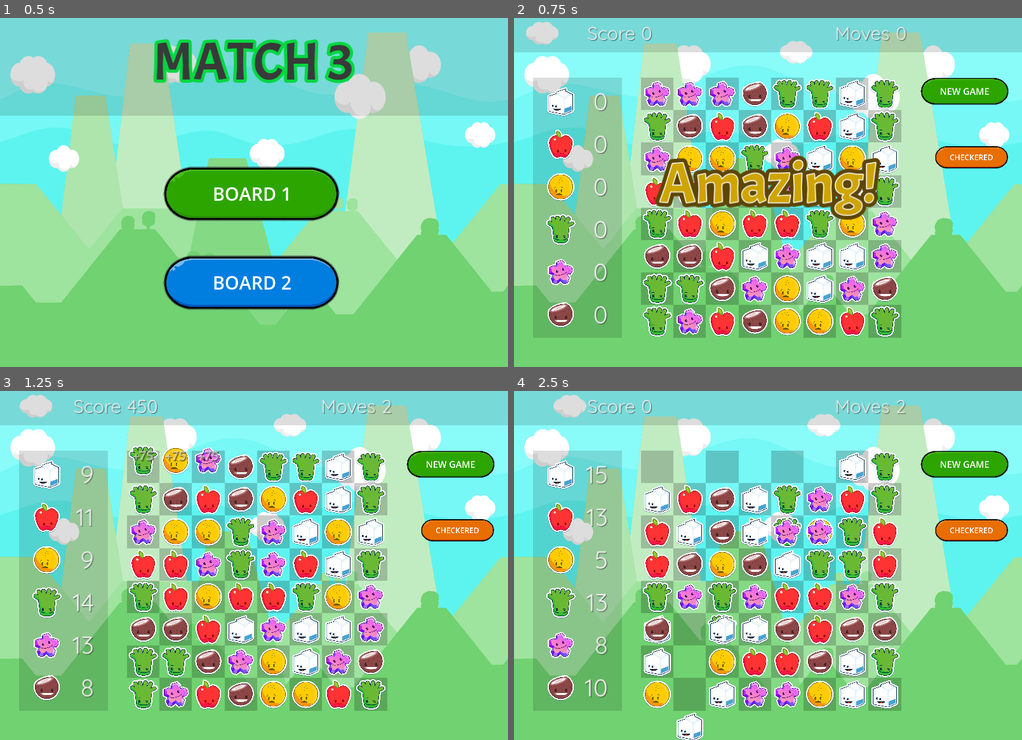
Above: before the commit, frames 1-4 (two rows, left to right).
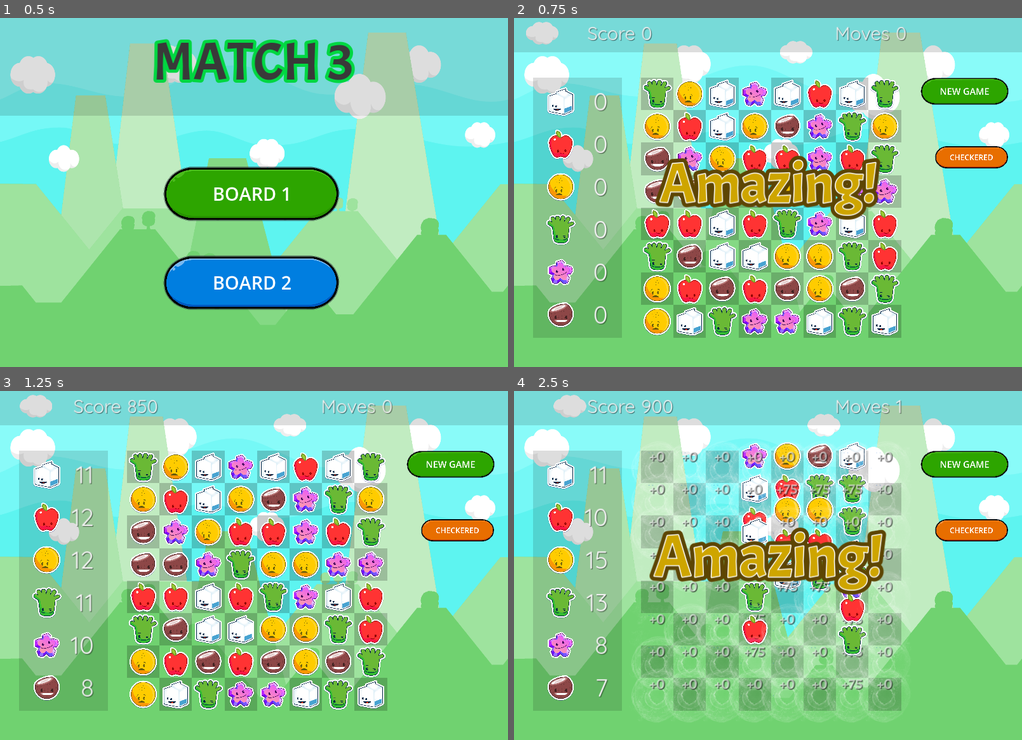
Above: after the commit, the same moments.

Repository: gitbrent/godot-match-3
Game: Godot game, scene res://main.tscn
The game is run twice, just before and just after one commit, with the same random seed, the same clock (stepped at 60 frames per second) and the same inputs.
Inputs:
- Up to frame 1 (0.5 s): no input
- Up to frame 2 (0.75 s): click "BOARD 1" at 0.5 s
- Up to frame 3 (1.25 s): no input
- Up to frame 4 (2.5 s): click "NEW GAME" at 1.25 s; click "NEW GAME" at 2 s

Frame 1 is identical in both runs. In frame 2, 17% of the frame differs, in the area x 25-76%, y 17-92%; in frame 3, 19%; in frame 4, 29%, in the area x 13-78%, y 2-100%.

Commit message:
both boards using common now

Diff:
--- a/game_boards/board01/game_board/GameBoard.gd
+++ b/game_boards/board01/game_board/Board.gd
@@ -9,6 +9,7 @@
 @onready var grid_container:GridContainer = $GridContainer
 @onready var hbox_container:HBoxContainer = $HBoxContainer
 #VARS
+var common = preload("res://game_boards/all_common/common.gd").new()
 const GEM_COLOR_NAMES = [Enums.GemColor.WHITE, Enums.GemColor.RED, Enums.GemColor.YELLOW, Enums.GemColor.GREEN, Enums.GemColor.PURPLE, Enums.GemColor.BROWN]
 const GEM_POINTS:int = 25
 var selected_cell_1:GemCell1 = null
@@ -499,13 +500,9 @@
 	# A:
 	board_props_moves = 0
 	board_props_score = 0
-	# A:
-	for vbox in hbox_container.get_children():
-		for gem_cell in vbox.get_children():
-			gem_cell.initialize(GEM_COLOR_NAMES[randi() % GEM_COLOR_NAMES.size()])
-			gem_cell.get_child(1).visible = true
-			gem_cell.get_child(1).position = Enums.SRPITE_POS
 	# B:
+	common.new_game_explode_replace(hbox_container, GEM_COLOR_NAMES, Enums.EXPLODE_DELAY)
+	# C:
 	process_game_round()
 
 func debug_clear_debug_labels():
--- a/game_boards/board01/game_board/board.tscn
+++ b/game_boards/board01/game_board/board.tscn
@@ -1,6 +1,6 @@
 [gd_scene load_steps=5 format=3 uid="uid://x4qq2j3l7nvb"]
 
-[ext_resource type="Script" path="res://game_boards/board01/game_board/GameBoard.gd" id="1_8mgoe"]
+[ext_resource type="Script" path="res://game_boards/board01/game_board/Board.gd" id="1_0vcii"]
 [ext_resource type="PackedScene" uid="uid://bh2knk60qbton" path="res://game_boards/board01/game_board/board_square_0.tscn" id="2_o5ud0"]
 [ext_resource type="PackedScene" uid="uid://cry3vnlah6fkx" path="res://game_boards/board01/game_board/board_square_1.tscn" id="3_a576l"]
 
@@ -8,7 +8,7 @@
 bg_color = Color(0, 0, 0, 0.411765)
 
 [node name="Board" type="Node2D"]
-script = ExtResource("1_8mgoe")
+script = ExtResource("1_0vcii")
 
 [node name="Background" type="Panel" parent="."]
 visible = false
--- a/game_boards/board_space/game_board/GemBoard.gd
+++ b/game_boards/board_space/game_board/GemBoard.gd
@@ -9,7 +9,7 @@
 @onready var grid_container:GridContainer = $GridContainer
 @onready var hbox_container:HBoxContainer = $HBoxContainer
 #VARS
-var common = preload("res://game_boards/common.gd").new()
+var common = preload("res://game_boards/all_common/common.gd").new()
 const GEM_COLOR_NAMES = [Enums.GemColor.WHITE, Enums.GemColor.RED, Enums.GemColor.YELLOW, Enums.GemColor.GREEN, Enums.GemColor.PURPLE, Enums.GemColor.BROWN]
 const GEM_POINTS:int = 25
 var selected_cell_1:GemCellSpace = null
Renamed: game_boards/common.gd -> game_boards/all_common/common.gd
